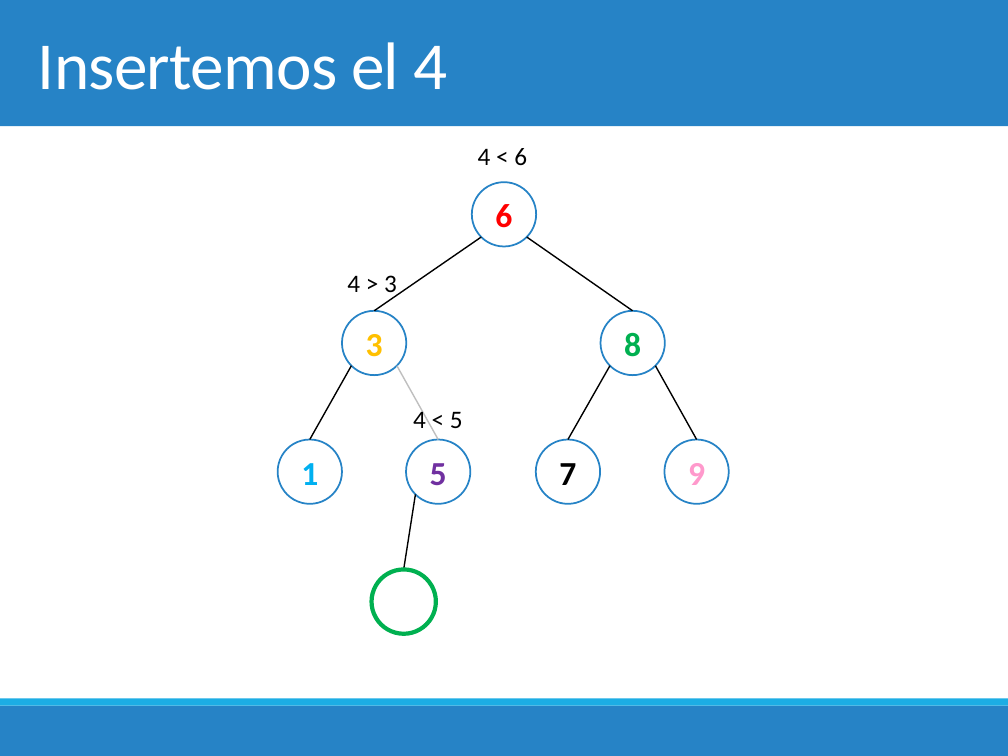
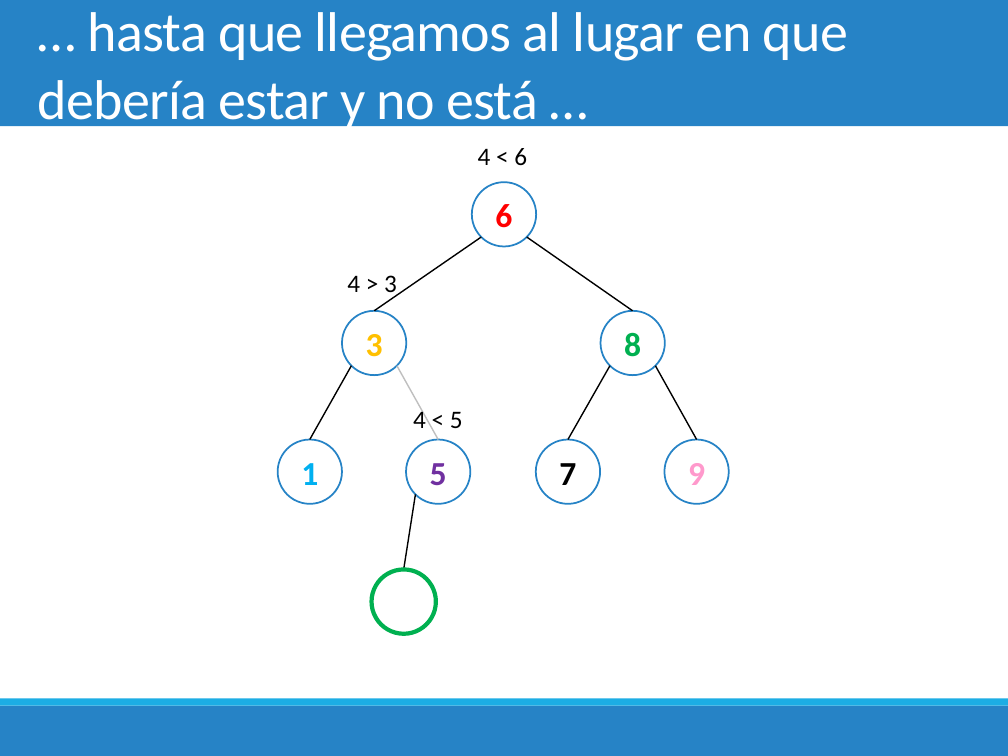
Before and after one commit to chris-carstens/2020-2, a slide deck: slide 25 of Clases/06 - Árboles Binarios de Búsqueda/6. Árboles Binarios de Búsqueda.pptx (slide 23 before the commit). Drawn at 1008x756 pixels with LibreOffice and Linux fonts; fonts in the diff are those of the drawing. Boxes give left, top, right and bottom in pixels: in the first picture for what was removed or moved away, otherwise in the second. Text is boxed around its words. In the diff, an @@ line names an element or a change of style, - is before the commit and + after.

```diff
--- a/Clases/06 - Árboles Binarios de Búsqueda/6. Árboles Binarios de Búsqueda.pptx
+++ b/Clases/06 - Árboles Binarios de Búsqueda/6. Árboles Binarios de Búsqueda.pptx
@@ title at (38, 12, 848, 132): text changed; size 48 to 40 pt @@
-Insertemos el 4
+… hasta que llegamos al lugar en que debería estar y no está …
```
Also in this commit, not shown: 7 other slides changed, 3 slides added, 2 slides removed, 5 other files.
